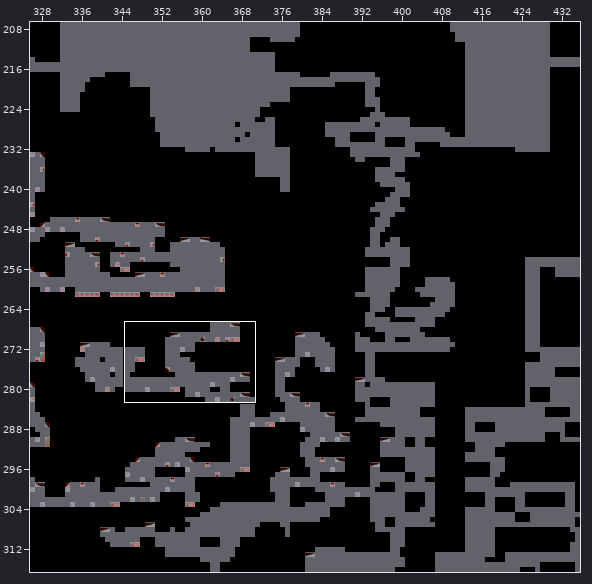
Tiled map, stored at TheCave.tmx. The first picture is a wide view before the edit; the outline marks the close-up.
Close-up. Before:
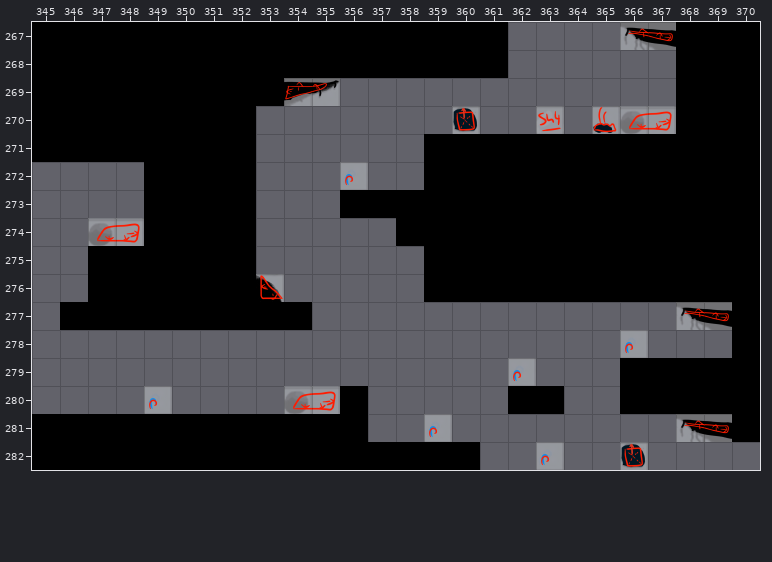
Cells are 120x120 px. Shown: x 345..370, y 267..282. The commit also changed other parts of the map, which this record leaves out.
The result:
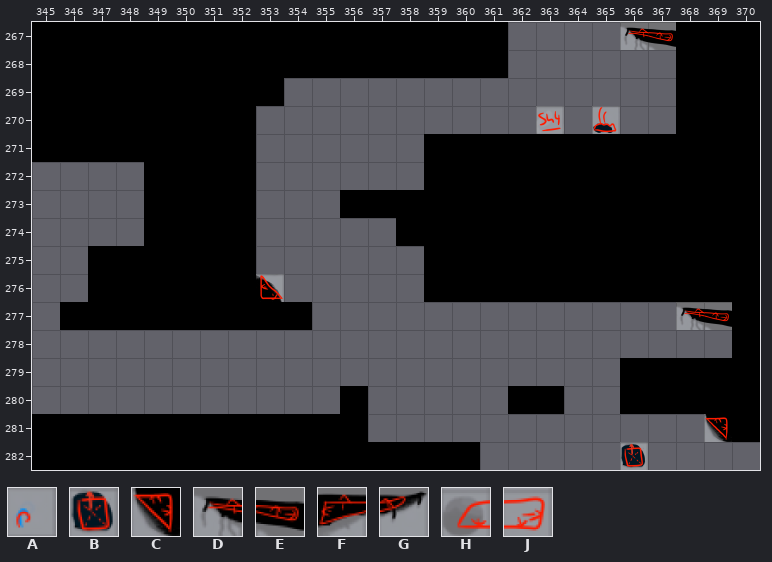
Key: from "UpperCave.ObjectTiles": A 8, B 16, C 45, D 58, E 59, F 60, G 61, H 77, J 78.
_ is an empty cell.
See-through tiles are keyed as they look on the map.
Diff:
Layer "Objects":
y 269: x 354..355 FG -> __
y 270: x 360 B -> _; x 366..367 HJ -> __
y 272: x 356 A -> _
y 274: x 347..348 HJ -> __
y 278: x 366 A -> _
y 279: x 362 A -> _
y 280: x 349 A -> _; x 354..355 HJ -> __
y 281: x 359 A -> _; x 368..369 DE -> _C
y 282: x 363 A -> _
